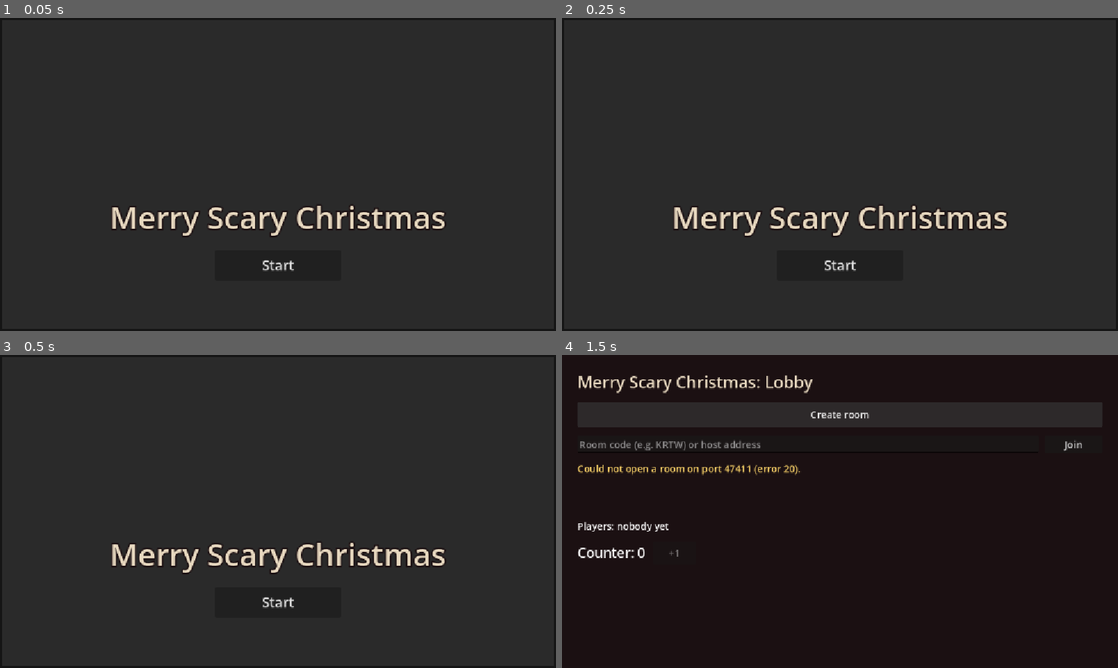
Above: before the commit, frames 1-4 (two rows, left to right).
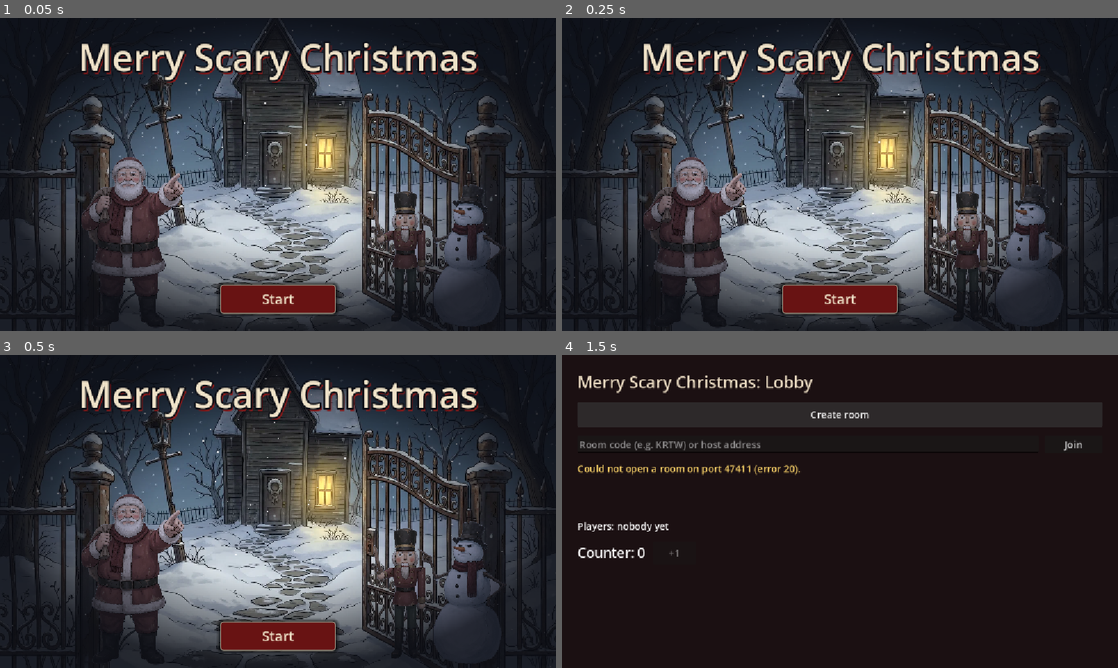
Above: after the commit, the same moments.

Repository: laraglueck/Merry-Scary-Christmas
Game: Godot game, scene res://scenes/main.tscn
Same seed, same stepped clock (60 frames per second), same inputs: the game is played once before the commit and once after it.
Inputs:
- Up to frame 1 (0.05 s): no input
- Up to frame 2 (0.25 s): no input
- Up to frame 3 (0.5 s): no input
- Up to frame 4 (1.5 s): click "Start" at 0.5 s; click "Create room" at 1.25 s

The runs differ from the first frame. In frame 1, 59% of the frame differs, in the area x 0-100%, y 0-100%; in frame 2, 59%; in frame 3, 59%; in frame 4, nothing differs.

Commit message:
Design the title screen: house, three figures, flickering window (spec 11)
The title now shows the house in the snow with Santa, the nutcracker
and the snowman in front of the gate. The light in the window flickers
like a loose bulb (reusing the hall's flicker_cycle), snow falls, dark
edges frame the picture and quiet wind plays under the music.

add_image.gd can now remove the white background of character pictures
(flood fill from the border, so white inside the figure stays). New
asset char_nutcracker.png; artwork made with Gemini, see CREDITS.md.

Co-Authored-By: Claude Opus 5.5 <noreply@anthropic.com>

Diff:
--- a/godot/scripts/settings.gd
+++ b/godot/scripts/settings.gd
@@ -32,6 +32,7 @@
 const FLICKER_MAX_DARKNESS := 0.25      # 0 = no flicker, 1 = completely dark
 const FLICKER_PAUSE_MIN_SECONDS := 0.6   # calm time between two bursts
 const FLICKER_PAUSE_MAX_SECONDS := 1.8
+const TITLE_FLICKER_DARKNESS := 0.9   # title screen (spec 11): the window light almost goes out
 
 # Walking through the house (spec 07): where the team can be.
 const PLACES := ["hall", "living_room", "bathroom", "bedroom", "attic"]
--- a/godot/scripts/title.gd
+++ b/godot/scripts/title.gd
@@ -1,4 +1,6 @@
-# The title screen (spec 11): picture, game name, music, spoken intro and "Start".
+# The title screen (spec 11): the house in the snow with Santa, the snowman and the
+# nutcracker in front of it, a flickering light in the window, falling snow, the game
+# name, music, the spoken intro and "Start".
 # Shown on every device on its own before the lobby; nothing here goes over the network.
 # main.gd listens to start_pressed and then shows the lobby. Started alone (⌘ R),
 # "Start" does nothing.
@@ -6,20 +8,82 @@
 
 signal start_pressed
 
+const Hall = preload("res://scripts/hall.gd")
+const Settings = preload("res://scripts/settings.gd")
+
 const IMAGES := "res://assets/images/"
 const SOUNDS := "res://assets/sounds/"
 
+# Everything on the "stage" is placed in pixels of the house picture (ui_title.webp).
+# The stage is scaled to cover the window, so the places stay right at any size.
+const STAGE_SIZE := Vector2(1376, 768)
+const WINDOW_RECT := Rect2(780, 291, 47, 78)    # the glass of the lit window, with its glowing edge
+const WINDOW_GLASS_DARK := Color("1d2230")      # the glass when the light is off
+const GLOW_CENTRE := Vector2(803, 345)          # warm light around the window
+const GLOW_RADIUS := 150.0
+const GLOW_COLOUR := Color(1.0, 0.78, 0.35, 0.35)
+
+# Figures: picture, where its feet stand (centre bottom), height on the stage.
+const FIGURES := [
+	{"name": "Nutcracker", "file": "char_nutcracker.png", "feet": Vector2(985, 745), "height": 320.0},
+	{"name": "Santa", "file": "char_santa_awake.png", "feet": Vector2(330, 760), "height": 420.0},
+	{"name": "Snowman", "file": "char_snowman.png", "feet": Vector2(1140, 758), "height": 350.0},
+]
+const NIGHT_TINT := Color(0.78, 0.8, 0.92)  # figures a little bluer and darker, like the night
+
+const TITLE_CREAM := Color("efe2c8")
+const BLOOD_RED := Color("8b1a1a")
+const NIGHT := Color("0b0d14")
+
 var net: Node = null  # main.gd hands this in like for every screen; the title doesn't need it
+
+var _stage: Control
+var _window_dark: ColorRect
+var _window_glow: TextureRect
+var _flicker_rng := RandomNumberGenerator.new()
+var _flicker_steps: Array = []
+var _flicker_timer: Timer
 
 
 func _ready() -> void:
 	_build_ui()
-	_add_sound("Music", "music_lobby.mp3", true)
-	_add_sound("Voice", "voice_title.mp3", false)
+	_add_sound("Music", "music_lobby.mp3", true, 0.0)
+	_add_sound("Voice", "voice_title.mp3", false, 0.0)
+	_add_sound("Wind", "sfx_wind.mp3", true, -14.0)
+	resized.connect(_fit_stage)
+	_fit_stage()
+	_flicker_rng.randomize()
+	_flicker_timer = Timer.new()
+	_flicker_timer.one_shot = true
+	_flicker_timer.timeout.connect(func(): _flicker_timer.start(flicker_step()))
+	add_child(_flicker_timer)
+	_flicker_timer.start(0.5)
 
 
 func _on_start_pressed() -> void:
 	start_pressed.emit()
+
+
+# ---------- the flickering window (reuses the hall's loose-bulb rhythm, spec 05) ----------
+
+# Shows the next step of the flicker and returns how long it lasts (seconds).
+func flicker_step() -> float:
+	if _flicker_steps.is_empty():
+		_flicker_steps = Hall.flicker_cycle(_flicker_rng, Settings.TITLE_FLICKER_DARKNESS)
+	var step: Array = _flicker_steps.pop_front()
+	var darkness: float = step[0]
+	_window_dark.color.a = darkness
+	_window_glow.modulate.a = 1.0 - darkness
+	return step[1]
+
+
+# The stage covers the whole screen and stays centred, like the picture would.
+func _fit_stage() -> void:
+	if _stage == null or size.x <= 0.0 or size.y <= 0.0:
+		return
+	var factor := maxf(size.x / STAGE_SIZE.x, size.y / STAGE_SIZE.y)
+	_stage.scale = Vector2(factor, factor)
+	_stage.position = (size - STAGE_SIZE * factor) / 2.0
 
 
 # ---------- building the screen (runs once) ----------
@@ -29,55 +93,171 @@
 	ui_theme.default_font_size = 20
 	theme = ui_theme
 
-	var dark := ColorRect.new()  # shows while the picture loads, and around it
-	dark.color = Color("1b1012")
-	dark.set_anchors_preset(Control.PRESET_FULL_RECT)
-	add_child(dark)
+	var night := ColorRect.new()  # shows while the picture loads, and around it
+	night.color = NIGHT
+	night.set_anchors_preset(Control.PRESET_FULL_RECT)
+	add_child(night)
+
+	_stage = Control.new()
+	_stage.name = "Stage"
+	_stage.size = STAGE_SIZE
+	_stage.mouse_filter = Control.MOUSE_FILTER_IGNORE
+	add_child(_stage)
 
 	var background := TextureRect.new()
 	background.name = "Background"
 	background.texture = load(IMAGES + "ui_title.webp")
 	background.expand_mode = TextureRect.EXPAND_IGNORE_SIZE
-	background.stretch_mode = TextureRect.STRETCH_KEEP_ASPECT_COVERED
-	background.set_anchors_preset(Control.PRESET_FULL_RECT)
-	add_child(background)
+	background.size = STAGE_SIZE
+	_stage.add_child(background)
+
+	_window_dark = ColorRect.new()
+	_window_dark.name = "WindowDark"
+	_window_dark.color = Color(WINDOW_GLASS_DARK, 0.0)
+	_window_dark.position = WINDOW_RECT.position
+	_window_dark.size = WINDOW_RECT.size
+	_stage.add_child(_window_dark)
+
+	_window_glow = TextureRect.new()
+	_window_glow.name = "WindowGlow"
+	_window_glow.texture = _radial(GLOW_COLOUR, Color(GLOW_COLOUR, 0.0))
+	_window_glow.expand_mode = TextureRect.EXPAND_IGNORE_SIZE
+	_window_glow.size = Vector2(GLOW_RADIUS, GLOW_RADIUS) * 2.0
+	_window_glow.position = GLOW_CENTRE - Vector2(GLOW_RADIUS, GLOW_RADIUS)
+	var add_light := CanvasItemMaterial.new()
+	add_light.blend_mode = CanvasItemMaterial.BLEND_MODE_ADD
+	_window_glow.material = add_light
+	_stage.add_child(_window_glow)
+
+	_stage.add_child(_snow())
+
+	for figure: Dictionary in FIGURES:
+		_stage.add_child(_figure(figure))
+
+	var vignette := TextureRect.new()  # dark edges: spooky, and the eye goes to the window
+	vignette.name = "Vignette"
+	vignette.texture = _radial(Color(NIGHT, 0.0), Color(NIGHT, 0.85), 0.45)
+	vignette.expand_mode = TextureRect.EXPAND_IGNORE_SIZE
+	vignette.set_anchors_preset(Control.PRESET_FULL_RECT)
+	vignette.mouse_filter = Control.MOUSE_FILTER_IGNORE
+	add_child(vignette)
 
 	var page := VBoxContainer.new()
 	page.set_anchors_preset(Control.PRESET_FULL_RECT)
-	page.alignment = BoxContainer.ALIGNMENT_END
-	page.add_theme_constant_override("separation", 24)
+	page.add_theme_constant_override("separation", 0)
 	add_child(page)
+
+	var top_space := Control.new()
+	top_space.custom_minimum_size = Vector2(0, 28)
+	page.add_child(top_space)
 
 	var title := Label.new()
 	title.name = "TitleLabel"
 	title.text = "Merry Scary Christmas"
 	title.horizontal_alignment = HORIZONTAL_ALIGNMENT_CENTER
-	title.add_theme_font_size_override("font_size", 64)
-	title.add_theme_color_override("font_color", Color("e8d9c0"))
-	title.add_theme_color_override("font_outline_color", Color("1b1012"))
-	title.add_theme_constant_override("outline_size", 12)
+	title.add_theme_font_size_override("font_size", 76)
+	title.add_theme_color_override("font_color", TITLE_CREAM)
+	title.add_theme_color_override("font_outline_color", NIGHT)
+	title.add_theme_constant_override("outline_size", 14)
+	title.add_theme_color_override("font_shadow_color", BLOOD_RED)
+	title.add_theme_constant_override("shadow_offset_x", 4)
+	title.add_theme_constant_override("shadow_offset_y", 5)
 	page.add_child(title)
+
+	var middle := Control.new()
+	middle.size_flags_vertical = Control.SIZE_EXPAND_FILL
+	page.add_child(middle)
 
 	var start := Button.new()
 	start.name = "StartButton"
 	start.text = "Start"
-	start.custom_minimum_size = Vector2(260, 64)
+	start.custom_minimum_size = Vector2(240, 60)
 	start.size_flags_horizontal = Control.SIZE_SHRINK_CENTER
 	start.add_theme_font_size_override("font_size", 28)
+	start.add_theme_color_override("font_color", TITLE_CREAM)
+	start.add_theme_color_override("font_hover_color", Color.WHITE)
+	start.add_theme_stylebox_override("normal", _button_box(BLOOD_RED.darkened(0.25)))
+	start.add_theme_stylebox_override("hover", _button_box(BLOOD_RED))
+	start.add_theme_stylebox_override("pressed", _button_box(BLOOD_RED.darkened(0.45)))
+	start.add_theme_stylebox_override("focus", StyleBoxEmpty.new())
 	start.pressed.connect(_on_start_pressed)
 	page.add_child(start)
 
 	var bottom_space := Control.new()
-	bottom_space.custom_minimum_size = Vector2(0, 80)
+	bottom_space.custom_minimum_size = Vector2(0, 36)
 	page.add_child(bottom_space)
 
 
-func _add_sound(node_name: String, file_name: String, looping: bool) -> void:
+# A figure stands with its feet on the given spot, scaled to the given height.
+func _figure(figure: Dictionary) -> TextureRect:
+	var picture := TextureRect.new()
+	picture.name = figure["name"]
+	picture.texture = load(IMAGES + figure["file"])
+	picture.expand_mode = TextureRect.EXPAND_IGNORE_SIZE
+	picture.modulate = NIGHT_TINT
+	var picture_size: Vector2 = picture.texture.get_size()
+	var height: float = figure["height"]
+	picture.size = Vector2(picture_size.x * height / picture_size.y, height)
+	picture.position = figure["feet"] - Vector2(picture.size.x / 2.0, height)
+	return picture
+
+
+# Slowly falling snow over the whole stage.
+func _snow() -> CPUParticles2D:
+	var snow := CPUParticles2D.new()
+	snow.name = "Snow"
+	snow.amount = 160
+	snow.lifetime = 9.0
+	snow.preprocess = 9.0  # already snowing when the screen opens
+	snow.position = Vector2(STAGE_SIZE.x / 2.0, -10)
+	snow.emission_shape = CPUParticles2D.EMISSION_SHAPE_RECTANGLE
+	snow.emission_rect_extents = Vector2(STAGE_SIZE.x / 2.0 + 80, 1)
+	snow.direction = Vector2(0.25, 1)
+	snow.spread = 12.0
+	snow.gravity = Vector2(0, 6)
+	snow.initial_velocity_min = 40.0
+	snow.initial_velocity_max = 75.0
+	snow.scale_amount_min = 1.5
+	snow.scale_amount_max = 3.5
+	snow.color = Color(1, 1, 1, 0.75)
+	return snow
+
+
+# A round gradient from the centre colour to the edge colour.
+func _radial(centre: Color, edge: Color, inner := 0.0) -> GradientTexture2D:
+	var gradient := Gradient.new()
+	gradient.set_color(0, centre)
+	gradient.set_color(1, edge)
+	if inner > 0.0:
+		gradient.add_point(inner, centre)
+	var texture := GradientTexture2D.new()
+	texture.gradient = gradient
+	texture.fill = GradientTexture2D.FILL_RADIAL
+	texture.fill_from = Vector2(0.5, 0.5)
+	texture.fill_to = Vector2(1.0, 0.5)
+	texture.width = 256
+	texture.height = 256
+	return texture
+
+
+func _button_box(colour: Color) -> StyleBoxFlat:
+	var box := StyleBoxFlat.new()
+	box.bg_color = colour
+	box.border_color = TITLE_CREAM.darkened(0.3)
+	box.set_border_width_all(2)
+	box.set_corner_radius_all(6)
+	box.shadow_color = Color(0, 0, 0, 0.6)
+	box.shadow_size = 8
+	return box
+
+
+func _add_sound(node_name: String, file_name: String, looping: bool, volume_db: float) -> void:
 	var player := AudioStreamPlayer.new()
 	player.name = node_name
 	var stream: AudioStreamMP3 = load(SOUNDS + file_name)
 	stream.loop = looping
 	player.stream = stream
+	player.volume_db = volume_db
 	# Plays by itself in the real game. Not in the headless test run: there is no sound
 	# card there, and a sound still playing at the end shows up as a leak warning.
 	player.autoplay = DisplayServer.get_name() != "headless"
--- a/godot/tests/test_title.gd
+++ b/godot/tests/test_title.gd
@@ -35,3 +35,23 @@
 	title.start_pressed.connect(func(): pressed[0] = true)
 	press(title, "StartButton")
 	assert_true(pressed[0], "start_pressed sent")
+
+
+func test_title_shows_the_three_figures() -> void:
+	var title := open_title()
+	for figure in ["Santa", "Snowman", "Nutcracker"]:
+		var picture: TextureRect = find(title, figure)
+		assert_true(picture != null and picture.texture != null, figure + " shown")
+
+
+func test_window_light_flickers() -> void:
+	var title := open_title()
+	var dark: ColorRect = find(title, "WindowDark")
+	assert_true(dark != null, "window overlay")
+	if dark == null:
+		return
+	var seen := {}
+	for i in 40:  # a whole flicker cycle, step by step
+		title.flicker_step()
+		seen[snappedf(dark.color.a, 0.01)] = true
+	assert_true(seen.size() > 1, "the window goes dark and light again")
--- a/godot/tools/add_image.gd
+++ b/godot/tools/add_image.gd
@@ -13,6 +13,8 @@
 const WEBP_QUALITY := 0.85
 const MAX_KILOBYTES := 500
 const VISIBLE_ALPHA := 0.5  # a pixel more solid than this counts as part of the object
+const BACKGROUND_WHITE := 0.86  # a character's background: every colour channel at least this bright
+const EDGE_SOFTNESS := 0.3      # light pixels at the edge of a cut-out fade out over this range
 
 
 func _init() -> void:
@@ -36,6 +38,11 @@
 	if image == null:
 		print("Could not read the picture: %s" % source)
 		return 1
+
+	# A character on a white background (e.g. a JPG): the white around it becomes
+	# see-through. White inside the character (beard, snow) stays, see _cut_out_white.
+	if file_name.begins_with("char_") and image.detect_alpha() == Image.ALPHA_NONE:
+		_cut_out_white(image)
 
 	# A cut-out picture (see-through background) loses its empty margins first,
 	# so the object itself fills the file, however much space was around it.
@@ -101,3 +108,59 @@
 			var brightness := minf(colour.r, minf(colour.g, colour.b))
 			colour.a = 1.0 - brightness
 			image.set_pixel(x, y, colour)
+
+
+# Makes the white background around a character see-through. Only white that is
+# connected to the picture's border is removed (flood fill), so white parts inside
+# the dark outline (a beard, a snowman's body) stay. Light pixels right at the edge
+# of the character fade out, so the outline stays smooth instead of jagged.
+func _cut_out_white(image: Image) -> void:
+	image.convert(Image.FORMAT_RGBA8)
+	var width := image.get_width()
+	var height := image.get_height()
+	var data := image.get_data()
+	var limit := int(BACKGROUND_WHITE * 255)
+	var removed := PackedByteArray()
+	removed.resize(width * height)
+	var queue := PackedInt32Array()
+	for x in width:
+		queue.append(x)
+		queue.append((height - 1) * width + x)
+	for y in height:
+		queue.append(y * width)
+		queue.append(y * width + width - 1)
+	var next := 0
+	while next < queue.size():
+		var index := queue[next]
+		next += 1
+		if removed[index] == 1:
+			continue
+		var at := index * 4
+		if data[at] < limit or data[at + 1] < limit or data[at + 2] < limit:
+			continue  # not background: part of the character
+		removed[index] = 1
+		data[at + 3] = 0
+		var x := index % width
+		if x > 0:
+			queue.append(index - 1)
+		if x < width - 1:
+			queue.append(index + 1)
+		if index >= width:
+			queue.append(index - width)
+		if index < (height - 1) * width:
+			queue.append(index + width)
+	# Soft edge: a pixel next to the removed background fades by how light it is.
+	for index in width * height:
+		if removed[index] == 1:
+			continue
+		var x := index % width
+		var touches := (x > 0 and removed[index - 1] == 1) or (x < width - 1 and removed[index + 1] == 1) \
+				or (index >= width and removed[index - width] == 1) \
+				or (index < (height - 1) * width and removed[index + width] == 1)
+		if not touches:
+			continue
+		var at := index * 4
+		var darkest := mini(data[at], mini(data[at + 1], data[at + 2])) / 255.0
+		var alpha := clampf((1.0 - darkest) / EDGE_SOFTNESS, 0.0, 1.0)
+		data[at + 3] = int(alpha * 255)
+	image.set_data(width, height, false, Image.FORMAT_RGBA8, data)
--- a/godot/tools/asset_names.gd
+++ b/godot/tools/asset_names.gd
@@ -34,7 +34,7 @@
 	list["room_bathroom_drained.webp"] = SIZE_SCREEN  # lit, the tub empty after the taps are solved
 
 	# Characters
-	for character in ["elf", "snowman", "gingerbread", "santa_asleep", "santa_awake"]:
+	for character in ["elf", "snowman", "gingerbread", "santa_asleep", "santa_awake", "nutcracker"]:
 		list["char_%s.png" % character] = SIZE_CHARACTER
 
 	# Items
Binary file added: godot/assets/images/char_nutcracker.png
Not shown, added: godot/assets/images/char_nutcracker.png.import
Binary file changed: godot/assets/images/char_santa_awake.png
Binary file changed: godot/assets/images/char_snowman.png
Binary file changed: godot/assets/images/ui_title.webp
Not shown, changed: godot/assets/CREDITS.md
Not shown, changed: specs/11-title-screen.md
